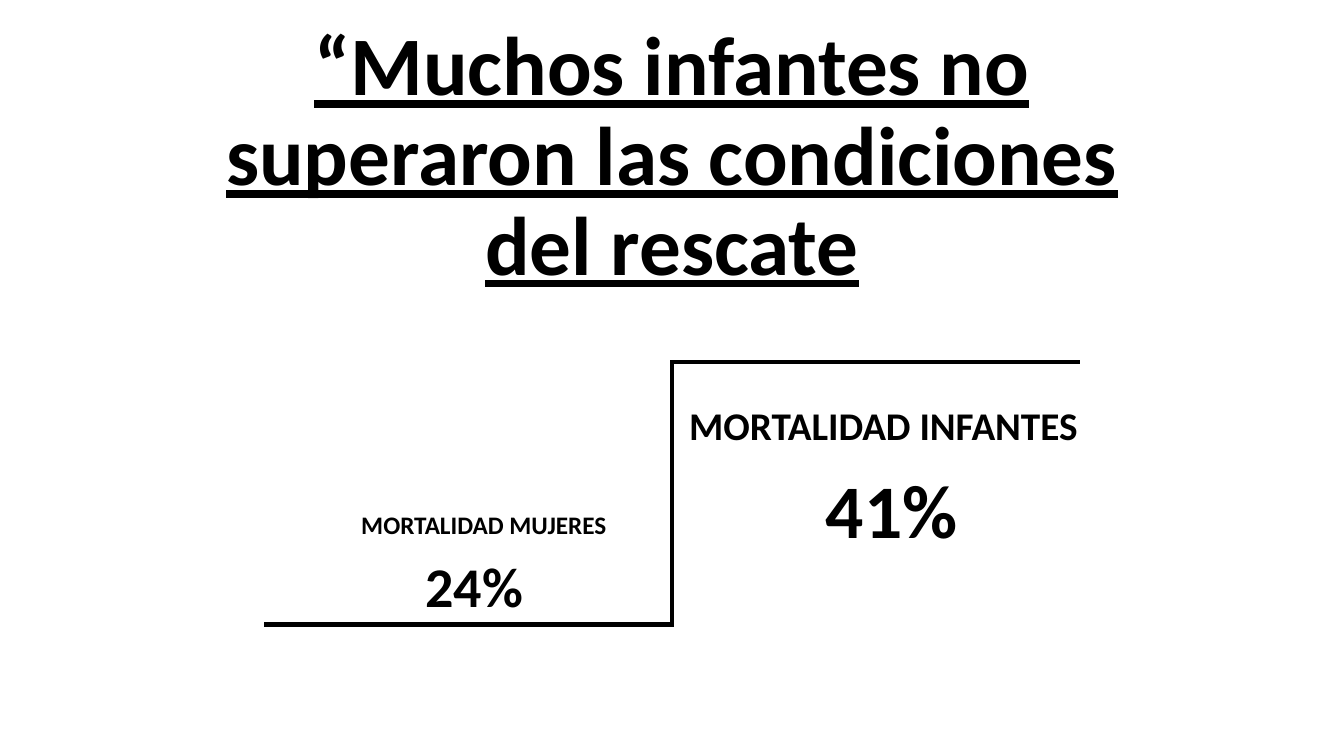
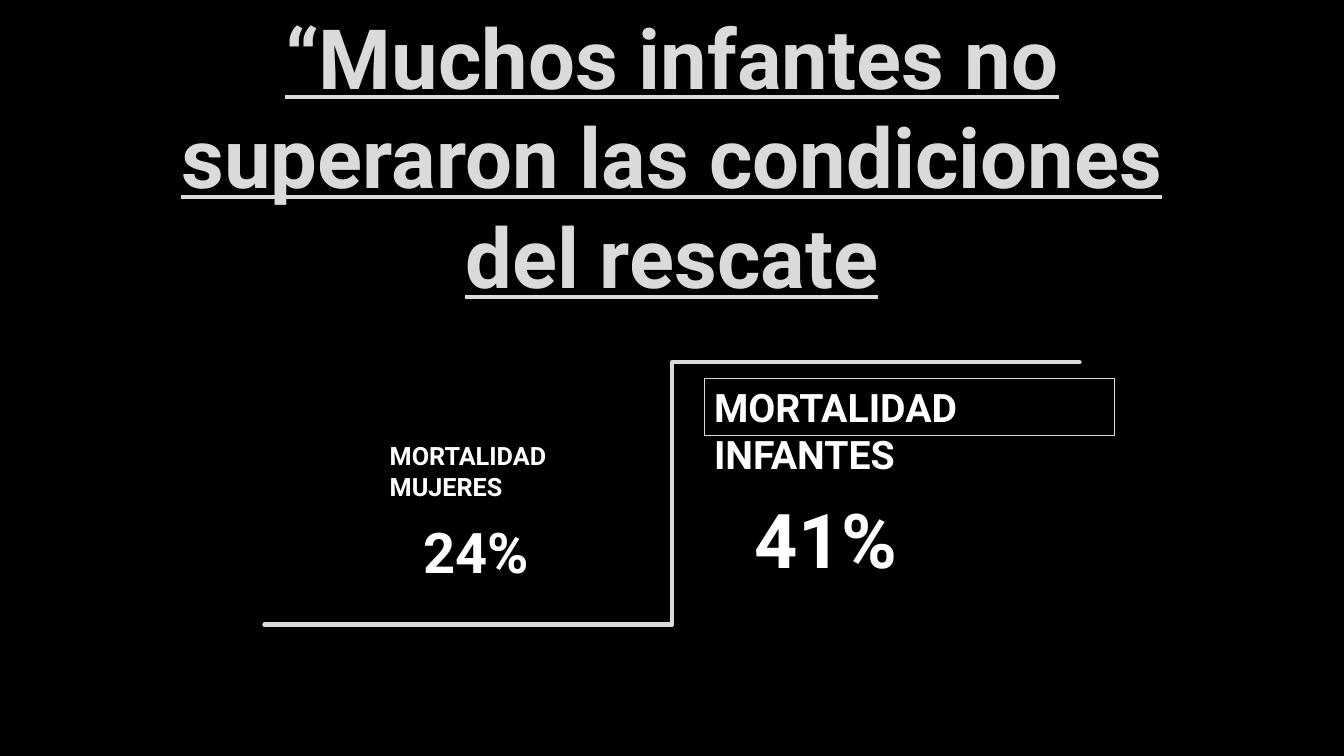
Before and after one commit to guicnw/ONLINE_DS_THEBRIDGE_GUILLERMO, a slide deck: slide 4 of Sprint_8/Sprint8_Unidad_2/Practica_Obligatoria_Sprint8_Unidad_2/Titanic Presentación.pptx. Drawn at 1344x756 pixels with LibreOffice and Linux fonts; fonts in the diff are those of the drawing; background and template pictures are left out. Boxes give left, top, right and bottom in pixels: in the first picture for what was removed or moved away, otherwise in the second. Text is boxed around its words. In the diff, an @@ line names an element or a change of style, - is before the commit and + after.

Commit message:
Push presentación

```diff
--- a/Sprint_8/Sprint8_Unidad_2/Practica_Obligatoria_Sprint8_Unidad_2/Titanic Presentación.pptx
+++ b/Sprint_8/Sprint8_Unidad_2/Practica_Obligatoria_Sprint8_Unidad_2/Titanic Presentación.pptx
@@ background #FFFFFF to picture (left out) @@
@@ title "“Muchos infantes no superaron las ...": place and size @@
-title "“Muchos infantes no superaron las ..." at [226, 33, 1117, 287]
+title "“Muchos infantes no superaron las ..." at [181, 25, 1162, 299]
@@ title "“Muchos infantes no superaron las ..." at [181, 25, 1162, 299]: font Calibri to Roboto, text colour #000000 to #DADADA, letter outline none to #404040 0.75 pt; line spacing 0.9 to 1 @@
@@ elbow line (264, 625) - (1080, 362): stroke #000000 3 pt to #DADADA 3 pt @@
@@ rectangle "MORTALIDAD INFANTES": place and size @@
-rectangle "MORTALIDAD INFANTES" at [689, 414, 1078, 441]
+rectangle "MORTALIDAD INFANTES" at [705, 378, 1115, 436]
@@ rectangle "MORTALIDAD INFANTES" at [705, 378, 1115, 436]: font Calibri to Roboto, text colour #000000 to #FFFFFF; outline none to #DADADA 0.75 pt @@
@@ font Calibri to Roboto, text colour #000000 to #FFFFFF in 3 elements at [423, 532, 528, 574], [755, 513, 897, 569], [390, 447, 546, 497] @@
@@ text "MORTALIDAD MUJERES": place and size @@
-text "MORTALIDAD MUJERES" at [361, 517, 606, 535]
+text "MORTALIDAD MUJERES" at [390, 447, 546, 497]
@@ text "41%": place and size @@
-text "41%" at [826, 486, 958, 539]
+text "41%" at [755, 513, 897, 569]
@@ text "24%": place and size @@
-text "24%" at [425, 568, 522, 608]
+text "24%" at [423, 532, 528, 574]
```
Also in this commit, not shown: 4 other slides changed.
